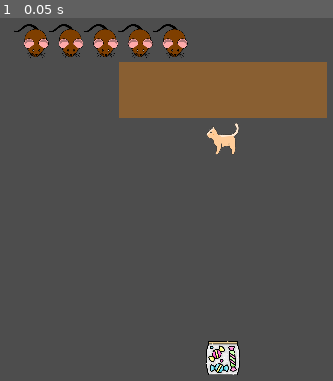
Above: before the commit, frame 1.
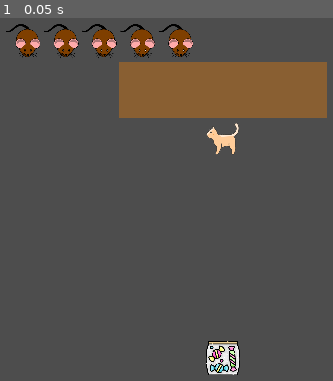
Above: after the commit, the same moment.

Repository: Mateusz-Birembaut/POA_SMA
Game: Godot game, scene res://src/main.tscn
The game is run twice, just before and just after one commit, with the same random seed, the same clock (stepped at 60 frames per second) and the same inputs.
Inputs:
- Up to frame 1 (0.05 s): no input

The runs differ from the first frame. In frame 1, 2.0% of the frame differs, in the area x 1-58%, y 1-12%.

Commit message:
le élèves sont séparés de 5 pixels

Diff:
--- a/src/environment.gd
+++ b/src/environment.gd
@@ -15,13 +15,14 @@
 
 
 func _ready() -> void:
-	var x := get_window().size.x/2 - (number_of_students * 50)/2 + 25
+	var x := get_window().size.x/2 - (number_of_students * 55)/2 + 25
 	for i in number_of_students:
 		var new_student : Agent = student_scene.instantiate()
 		new_student.position = Vector2i(x, desk.position.y-40-25-5)
 		add_child(new_student)
 		students.append(new_student)
-		x += 50
+		x += 55
+
 
 func get_closest_student_to_candies() -> Agent:
 	var student_to_chase = null
@@ -34,6 +35,7 @@
 				student_to_chase = student
 	return student_to_chase
 
+
 func get_number_ready_student() -> int:
 	var nb_ready = 0
 	for student in students:
@@ -42,6 +44,7 @@
 
 	return nb_ready
 
+
 func signal_go() -> void :
 	for student in students:
 		if student.state == Agent.States.READY:
